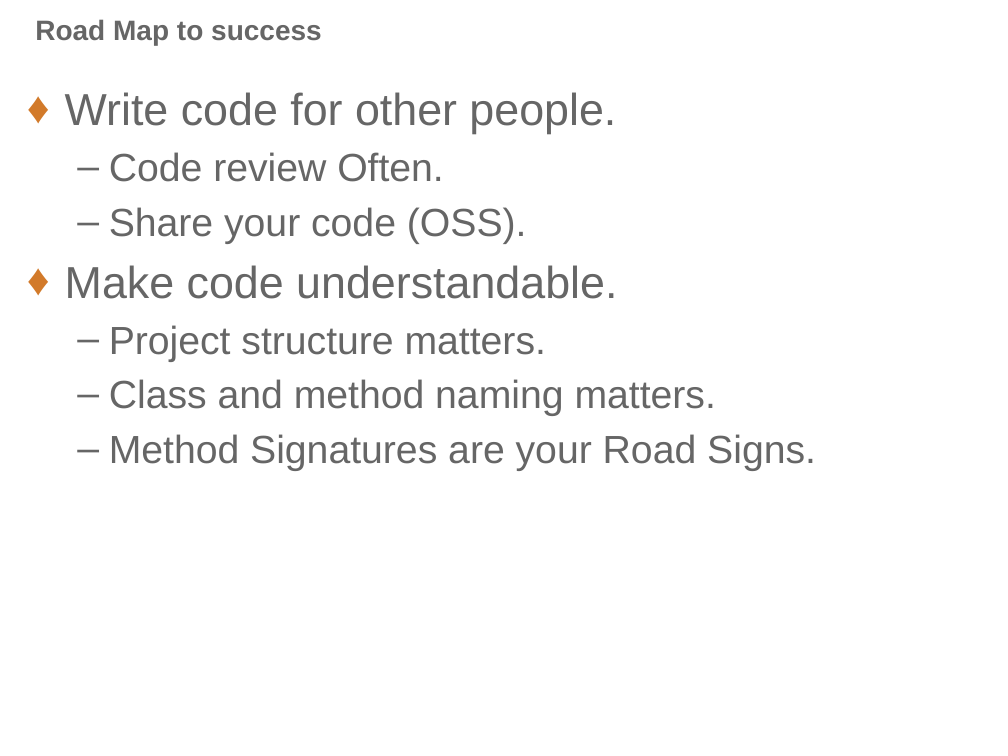
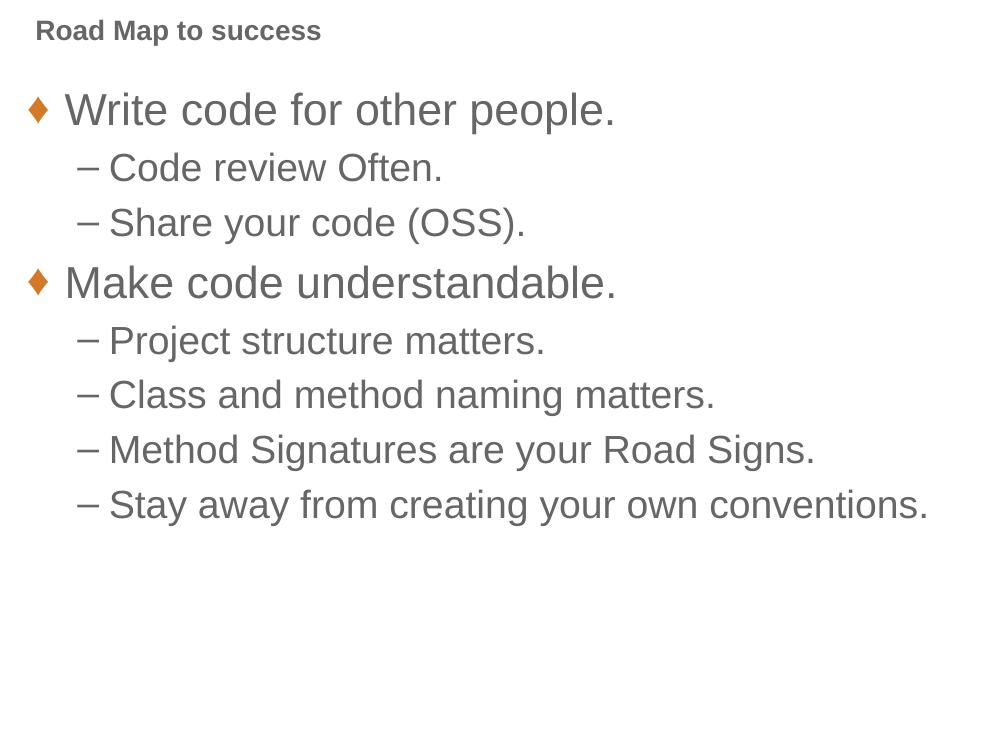
Before and after one commit to PatrickDelancy/RefactoringWorkshop, a slide deck: slide 16 of Refactoring Workshop.pptx (slide 15 before the commit). Drawn at 1008x756 pixels with LibreOffice and Linux fonts; fonts in the diff are those of the drawing; background and template pictures are left out. Boxes give left, top, right and bottom in pixels: in the first picture for what was removed or moved away, otherwise in the second. Text is boxed around its words. In the diff, an @@ line names an element or a change of style, - is before the commit and + after.

```diff
--- a/Refactoring Workshop.pptx
+++ b/Refactoring Workshop.pptx
@@ text at [109,489,929,526]: paragraph added @@
+  – Stay away from creating your own conventions.
```
Also in this commit, not shown: 3 other slides changed, 1 slide added.
